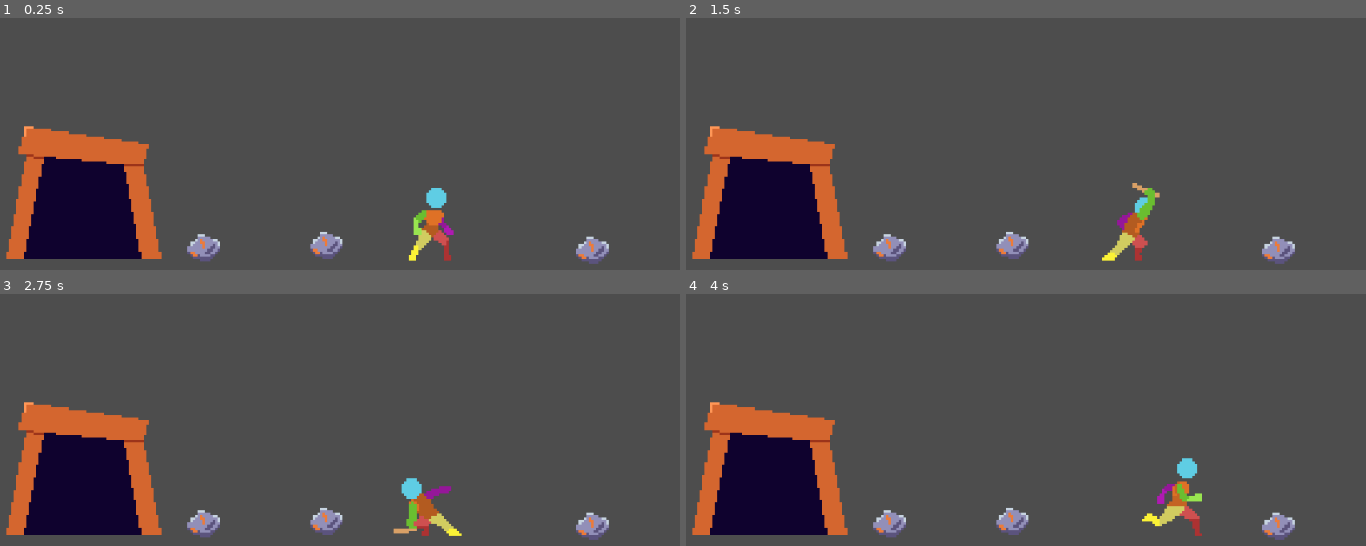
Above: before the commit, frames 1-4 (two rows, left to right).
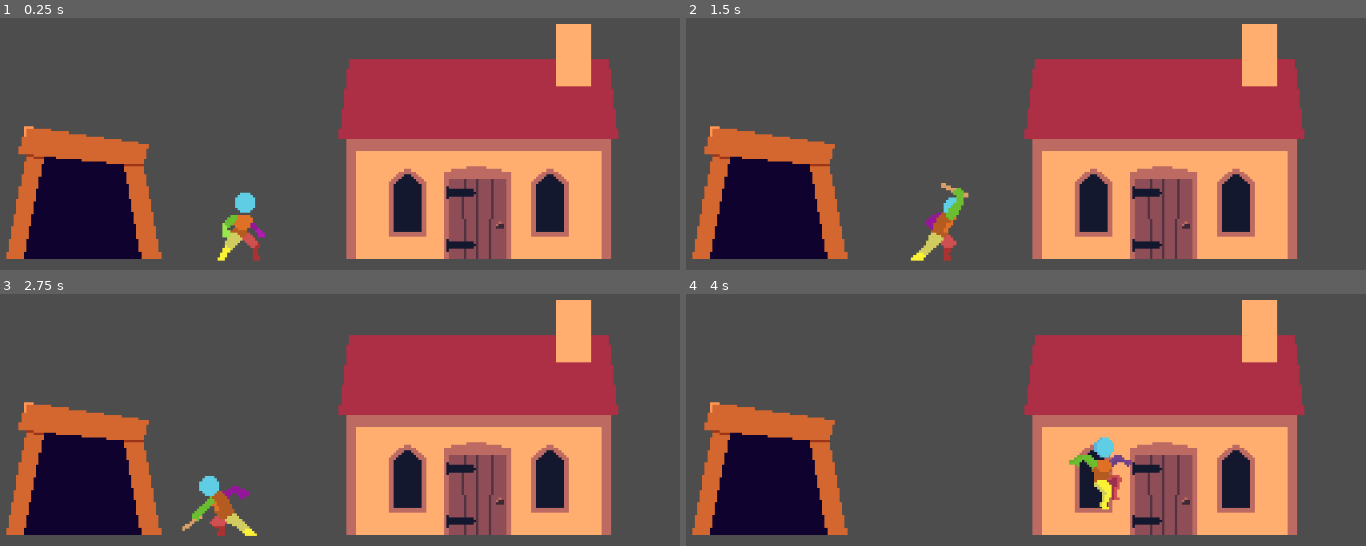
Above: after the commit, the same moments.

Repository: FrozenWellGames/godot_wild_jam_79
Game: Godot game, scene res://Game/HomeScene/home.tscn
The game is run twice, just before and just after one commit, with the same random seed, the same clock (stepped at 60 frames per second) and the same inputs. This scene is started directly instead of the project's main scene.
Inputs:
- Up to frame 1 (0.25 s): no input
- Up to frame 2 (1.5 s): hold Ctrl (action) 0.53-1.28 s; hold D (move_right) from 0.53 s (still down); tap Space (jump) at 0.77, 0.8, 1.07, 1.35 s
- Up to frame 3 (2.75 s): tap Space (jump) at 1.52, 1.82, 2.3 s; tap Ctrl (action) at 1.55 s; release D (move_right) at 2.03 s; hold A (move_left) from 2.03 s (still down); hold Ctrl (action) from 2.03 s (still down)
- Up to frame 4 (4 s): release A (move_left) at 2.78 s; release Ctrl (action) at 2.78 s; hold D (move_right) from 2.78 s (still down); tap Ctrl (action) at 2.85 s; tap Space (jump) at 3.02, 3.32, 3.6, 3.77 s

The runs differ from the first frame. In frame 1, 34% of the frame differs, in the area x 27-92%, y 2-98%; in frame 2, 34%; in frame 3, 34%; in frame 4, 33%.

Commit message:
Forge Scene

Diff:
--- /dev/null
+++ b/Game/ForgeScene/forge.gd
@@ -0,0 +1,19 @@
+extends Node2D
+
+
+var player_is_overlapping : bool = false
+
+
+func _process(_delta: float) -> void:
+	if Input.is_action_pressed("move_up") and player_is_overlapping:
+		get_tree().change_scene_to_file("res://Game/HomeScene/home.tscn")
+
+
+func _on_door_body_entered(body: Node2D) -> void:
+	if body.is_in_group("player"):
+		player_is_overlapping = true
+
+
+func _on_door_body_exited(body: Node2D) -> void:
+	if body.is_in_group("player"):
+		player_is_overlapping = false
--- /dev/null
+++ b/Game/ForgeScene/forge.tscn
@@ -0,0 +1,31 @@
+[gd_scene load_steps=5 format=3 uid="uid://c5qsradd3civr"]
+
+[ext_resource type="Script" uid="uid://cksadpk8gugg5" path="res://Game/ForgeScene/forge.gd" id="1_i4uh4"]
+[ext_resource type="PackedScene" uid="uid://vibtxikddh72" path="res://Game/MiningScene/LevelStructure/solid.tscn" id="2_da30v"]
+[ext_resource type="PackedScene" uid="uid://cbyc7negjiqed" path="res://Player/player.tscn" id="3_d8i3m"]
+
+[sub_resource type="RectangleShape2D" id="RectangleShape2D_d8i3m"]
+size = Vector2(65, 88)
+
+[node name="Forge" type="Node2D"]
+script = ExtResource("1_i4uh4")
+
+[node name="Solid" parent="." instance=ExtResource("2_da30v")]
+position = Vector2(1, 345)
+scale = Vector2(32, 4.178)
+
+[node name="Player" parent="." instance=ExtResource("3_d8i3m")]
+position = Vector2(319, 333)
+
+[node name="Door" type="Area2D" parent="."]
+
+[node name="CollisionShape2D" type="CollisionShape2D" parent="Door"]
+position = Vector2(218, 301)
+shape = SubResource("RectangleShape2D_d8i3m")
+
+[node name="CollisionShape2D2" type="CollisionShape2D" parent="Door"]
+position = Vector2(218, 301)
+shape = SubResource("RectangleShape2D_d8i3m")
+
+[connection signal="body_entered" from="Door" to="." method="_on_door_body_entered"]
+[connection signal="body_exited" from="Door" to="." method="_on_door_body_exited"]
--- /dev/null
+++ b/Game/HomeScene/Forge/forge_exterior.gd
@@ -0,0 +1,19 @@
+extends Node2D
+
+
+var player_is_overlapping : bool = false
+
+
+func _process(_delta: float) -> void:
+	if Input.is_action_pressed("move_up") and player_is_overlapping:
+		get_tree().change_scene_to_file("res://Game/ForgeScene/forge.tscn")
+
+
+func _on_area_2d_body_entered(body: Node2D) -> void:
+	if body.is_in_group("player"):
+		player_is_overlapping = true
+
+
+func _on_area_2d_body_exited(body: Node2D) -> void:
+	if body.is_in_group("player"):
+		player_is_overlapping = false
--- /dev/null
+++ b/Game/HomeScene/Forge/forge_exterior.tscn
@@ -0,0 +1,24 @@
+[gd_scene load_steps=4 format=3 uid="uid://c7y5f5km53xco"]
+
+[ext_resource type="Script" uid="uid://cjgs55lsrawl6" path="res://Game/HomeScene/Forge/forge_exterior.gd" id="1_3eskl"]
+[ext_resource type="Texture2D" uid="uid://cyk56rg5mqn1p" path="res://Game/HomeScene/Forge/forge_exterior.png" id="1_qje2b"]
+
+[sub_resource type="RectangleShape2D" id="RectangleShape2D_3eskl"]
+size = Vector2(46, 64)
+
+[node name="ForgeExterior" type="Node2D"]
+script = ExtResource("1_3eskl")
+
+[node name="Sprite2D" type="Sprite2D" parent="."]
+position = Vector2(56, -48)
+texture = ExtResource("1_qje2b")
+
+[node name="Area2D" type="Area2D" parent="."]
+position = Vector2(0, -10)
+
+[node name="CollisionShape2D" type="CollisionShape2D" parent="Area2D"]
+position = Vector2(55, 26)
+shape = SubResource("RectangleShape2D_3eskl")
+
+[connection signal="body_entered" from="Area2D" to="." method="_on_area_2d_body_entered"]
+[connection signal="body_exited" from="Area2D" to="." method="_on_area_2d_body_exited"]
--- a/Game/HomeScene/home.tscn
+++ b/Game/HomeScene/home.tscn
@@ -1,34 +1,21 @@
-[gd_scene load_steps=6 format=3 uid="uid://dor380hd3sm5f"]
+[gd_scene load_steps=5 format=3 uid="uid://dor380hd3sm5f"]
 
 [ext_resource type="PackedScene" uid="uid://vibtxikddh72" path="res://Game/MiningScene/LevelStructure/solid.tscn" id="1_etedl"]
 [ext_resource type="PackedScene" uid="uid://cbyc7negjiqed" path="res://Player/player.tscn" id="2_sobo7"]
 [ext_resource type="PackedScene" uid="uid://brchx6ivwiru4" path="res://Game/HomeScene/MineEntrance/mine_entrance.tscn" id="3_sobo7"]
-[ext_resource type="PackedScene" uid="uid://dkllacsyjfh2b" path="res://Game/MiningScene/InventoryItem/inventory_item.tscn" id="4_rrkci"]
-[ext_resource type="Texture2D" uid="uid://b3yyl6yfh4ybv" path="res://Game/MiningScene/Mineable/Assets/collectable_rock.png" id="5_a0e3j"]
+[ext_resource type="PackedScene" uid="uid://c7y5f5km53xco" path="res://Game/HomeScene/Forge/forge_exterior.tscn" id="6_mo1yc"]
 
 [node name="Home" type="Node2D"]
 
 [node name="MineEntrance" parent="." instance=ExtResource("3_sobo7")]
 position = Vector2(163, 344)
 
+[node name="ForgeExterior" parent="." instance=ExtResource("6_mo1yc")]
+position = Vector2(423, 296)
+
 [node name="Solid" parent="." instance=ExtResource("1_etedl")]
 position = Vector2(1, 345)
 scale = Vector2(32, 4.178)
 
 [node name="Player" parent="." instance=ExtResource("2_sobo7")]
-position = Vector2(443, 334)
-
-[node name="InventoryItem" parent="." instance=ExtResource("4_rrkci")]
-position = Vector2(258, 338)
-item_name = "Rock"
-item_texture = ExtResource("5_a0e3j")
-
-[node name="InventoryItem2" parent="." instance=ExtResource("4_rrkci")]
-position = Vector2(356, 336)
-item_name = "Rock"
-item_texture = ExtResource("5_a0e3j")
-
-[node name="InventoryItem3" parent="." instance=ExtResource("4_rrkci")]
-position = Vector2(569, 340)
-item_name = "Rock"
-item_texture = ExtResource("5_a0e3j")
+position = Vector2(290, 341)
--- a/Game/MiningScene/mining_scene.tscn
+++ b/Game/MiningScene/mining_scene.tscn
@@ -7,6 +7,8 @@
 [ext_resource type="PackedScene" uid="uid://762ghrducao" path="res://Game/MiningScene/LevelStructure/one_way.tscn" id="5_urjtt"]
 [ext_resource type="PackedScene" uid="uid://c7arlsh6ls67h" path="res://Game/MiningScene/Ladder/ladder_top.tscn" id="6_ubwdu"]
 [ext_resource type="PackedScene" uid="uid://dw5ak8pmvg2uf" path="res://Game/MiningScene/Mineable/mineable.tscn" id="7_ubwdu"]
+[ext_resource type="PackedScene" uid="uid://dkllacsyjfh2b" path="res://Game/MiningScene/InventoryItem/inventory_item.tscn" id="8_x135q"]
+[ext_resource type="Texture2D" uid="uid://b3yyl6yfh4ybv" path="res://Game/MiningScene/Mineable/Assets/collectable_rock.png" id="9_oavha"]
 
 [node name="MiningScene" type="Node2D"]
 script = ExtResource("1_cq2c5")
@@ -28,7 +30,37 @@
 scale = Vector2(0.252756, 0.29911)
 
 [node name="Mineable" parent="." instance=ExtResource("7_ubwdu")]
-position = Vector2(411, 341)
+position = Vector2(474, 341)
 
 [node name="Player" parent="." instance=ExtResource("3_5apsa")]
 position = Vector2(175, 341)
+
+[node name="InventoryItem" parent="." instance=ExtResource("8_x135q")]
+position = Vector2(35, 343)
+item_name = "Rock"
+item_texture = ExtResource("9_oavha")
+
+[node name="InventoryItem2" parent="." instance=ExtResource("8_x135q")]
+position = Vector2(133, 341)
+item_name = "Rock"
+item_texture = ExtResource("9_oavha")
+
+[node name="InventoryItem3" parent="." instance=ExtResource("8_x135q")]
+position = Vector2(346, 345)
+item_name = "Rock"
+item_texture = ExtResource("9_oavha")
+
+[node name="InventoryItem4" parent="." instance=ExtResource("8_x135q")]
+position = Vector2(35, 343)
+item_name = "Rock"
+item_texture = ExtResource("9_oavha")
+
+[node name="InventoryItem5" parent="." instance=ExtResource("8_x135q")]
+position = Vector2(133, 341)
+item_name = "Rock"
+item_texture = ExtResource("9_oavha")
+
+[node name="InventoryItem6" parent="." instance=ExtResource("8_x135q")]
+position = Vector2(346, 345)
+item_name = "Rock"
+item_texture = ExtResource("9_oavha")
--- a/Player/player.gd
+++ b/Player/player.gd
@@ -1,9 +1,9 @@
 extends CharacterBody2D
 
-var run_speed: int = 70
-var climb_speed: int = 40
-var jump_speed: int = -150
-var gravity: int = 800
+var run_speed: int = 140
+var climb_speed: int = 80
+var jump_speed: int = -250
+var gravity: int = 1000
 var is_ovelapping_ladder: bool = false
 var is_ovelapping_ladder_top: bool = false
 enum states {PLATFORM, LADDER, MINING}
--- a/project.godot
+++ b/project.godot
@@ -33,6 +33,7 @@
 window/size/window_width_override=1280
 window/size/window_height_override=720
 window/stretch/mode="canvas_items"
+window/stretch/aspect="expand"
 
 [input]
 
Not shown, added: Game/ForgeScene/forge.gd.uid
Not shown, added: Game/HomeScene/Forge/forge_exterior.gd.uid
Binary file added: Game/HomeScene/Forge/forge_exterior.png
Not shown, added: Game/HomeScene/Forge/forge_exterior.png.import
Not shown: 1 places in Game/MiningScene/mining_scene.tscn that only renumber resources
